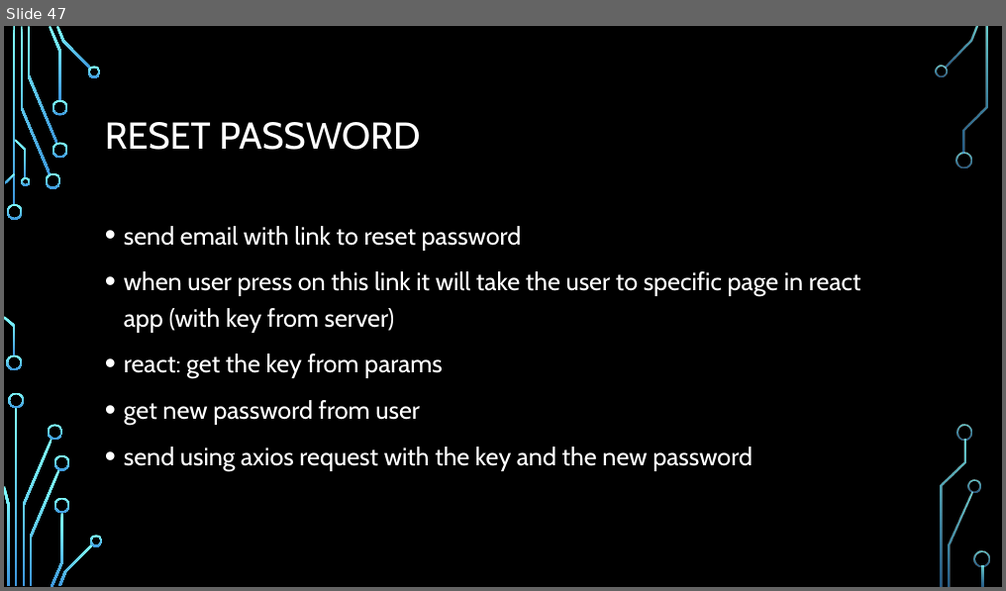
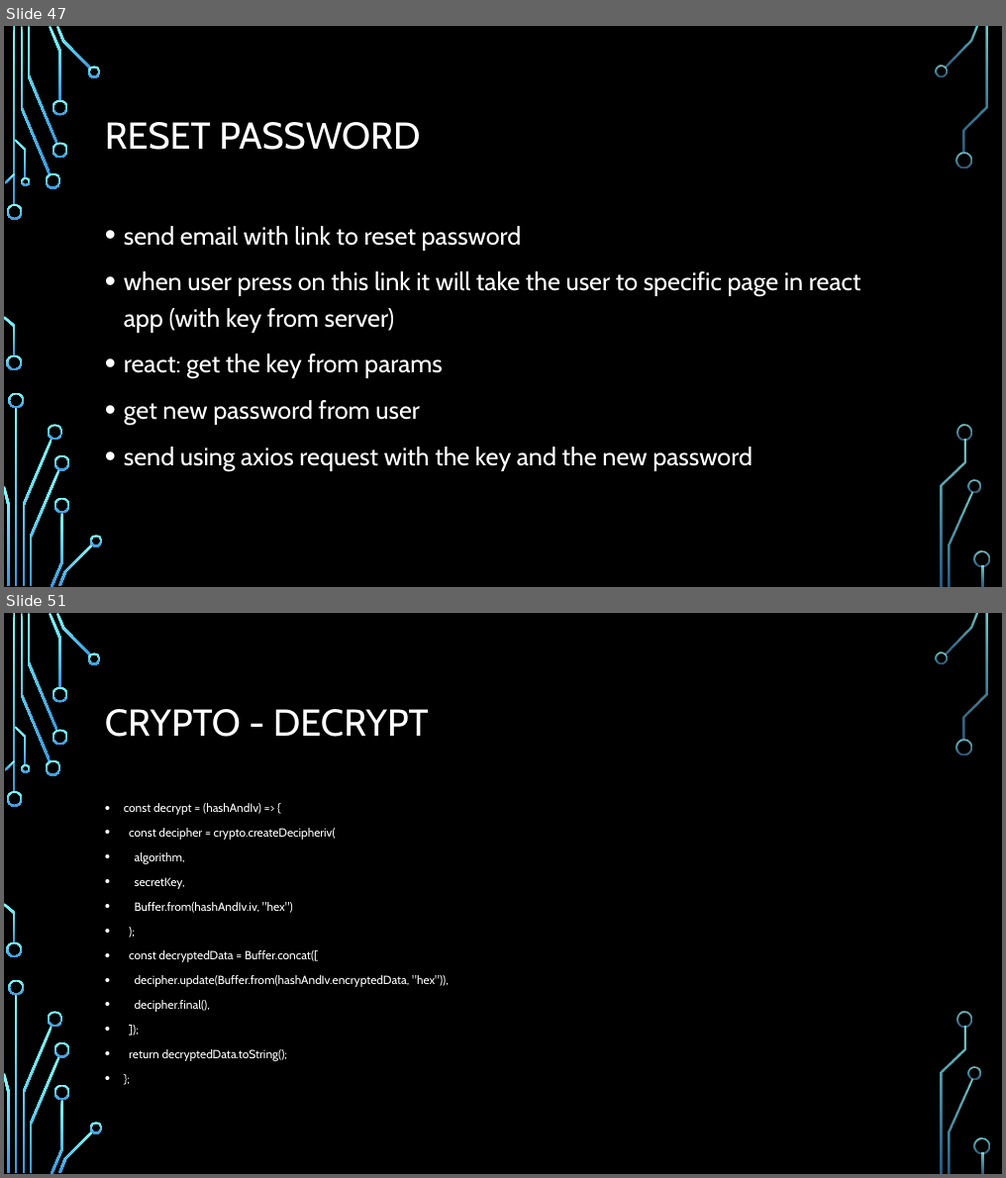
Before and after one commit to Rlss91/hu_morning_nodejs_W011121MR, a slide deck: docs/node js.pptx. Shown one above the other, each under a label of ours: slide 47 before the commit, slides 47 and 51 after it; the slides between them are not shown. The pictures are 1006x591 and 1006x1178 pixels, drawn with LibreOffice and Linux fonts; fonts in the diff are those of the drawing; background and template pictures are left out. Boxes give left, top, right and bottom in pixels: in the first picture for what was removed or moved away, otherwise in the second. Text is boxed around its words. In the diff, an @@ line names an element or a change of style, - is before the commit and + after.

```diff
--- a/docs/node js.pptx
+++ b/docs/node js.pptx
@@ slide 51 added at bbox=[4, 613, 1002, 1174], background picture (left out); not listed: 36 template elements that a slide beside it also shows @@
@@ title added at bbox=[105, 709, 429, 737], 36 pt, text #FFFFFF @@
+CRYPTO - DECRYPT
@@ text added at bbox=[124, 803, 449, 1061], 11.4 pt, text #FFFFFF @@
+• const decrypt = (hashAndIv) => {
+• const decipher = crypto.createDecipheriv(
+• algorithm,
+• secretKey,
+• Buffer.from(hashAndIv.iv, "hex")
+• );
+• const decryptedData = Buffer.concat([
+• decipher.update(Buffer.from(hashAndIv.encryptedData, "hex")),
+• decipher.final(),
+• ]);
+• return decryptedData.toString();
+• };
```
Also in this commit, not shown: 3 other slides added, 3 other files.
